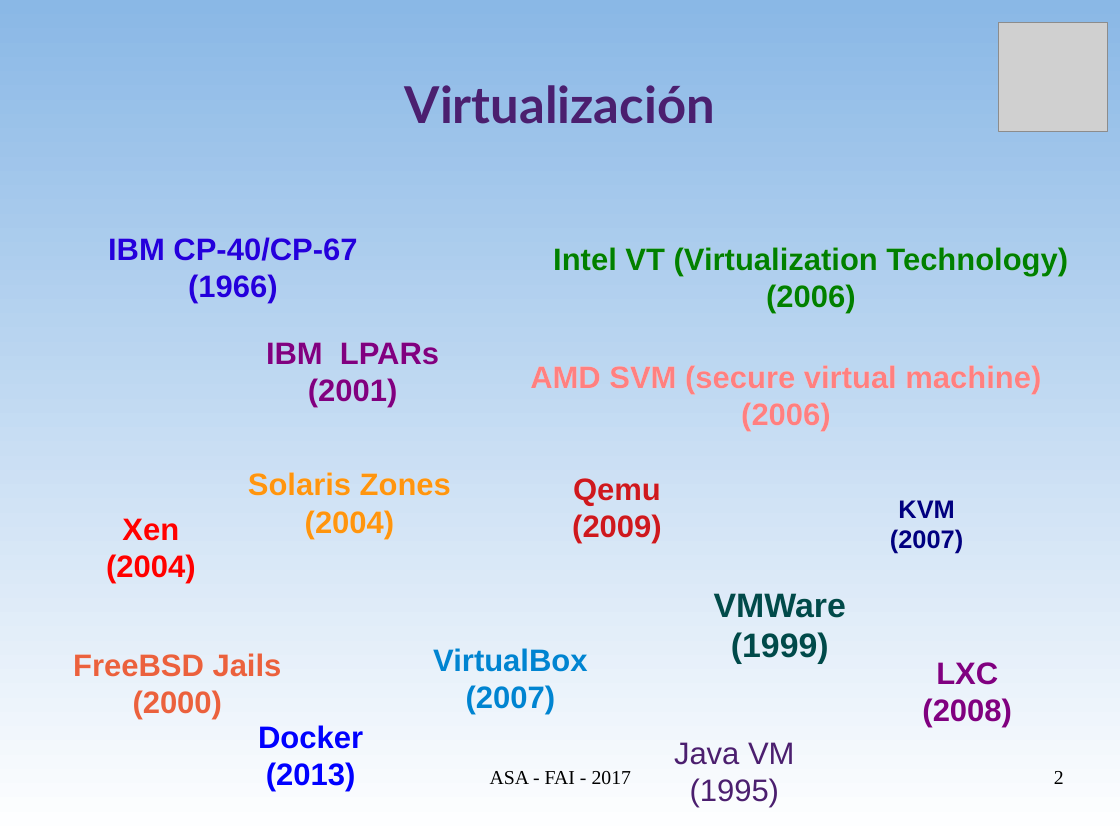
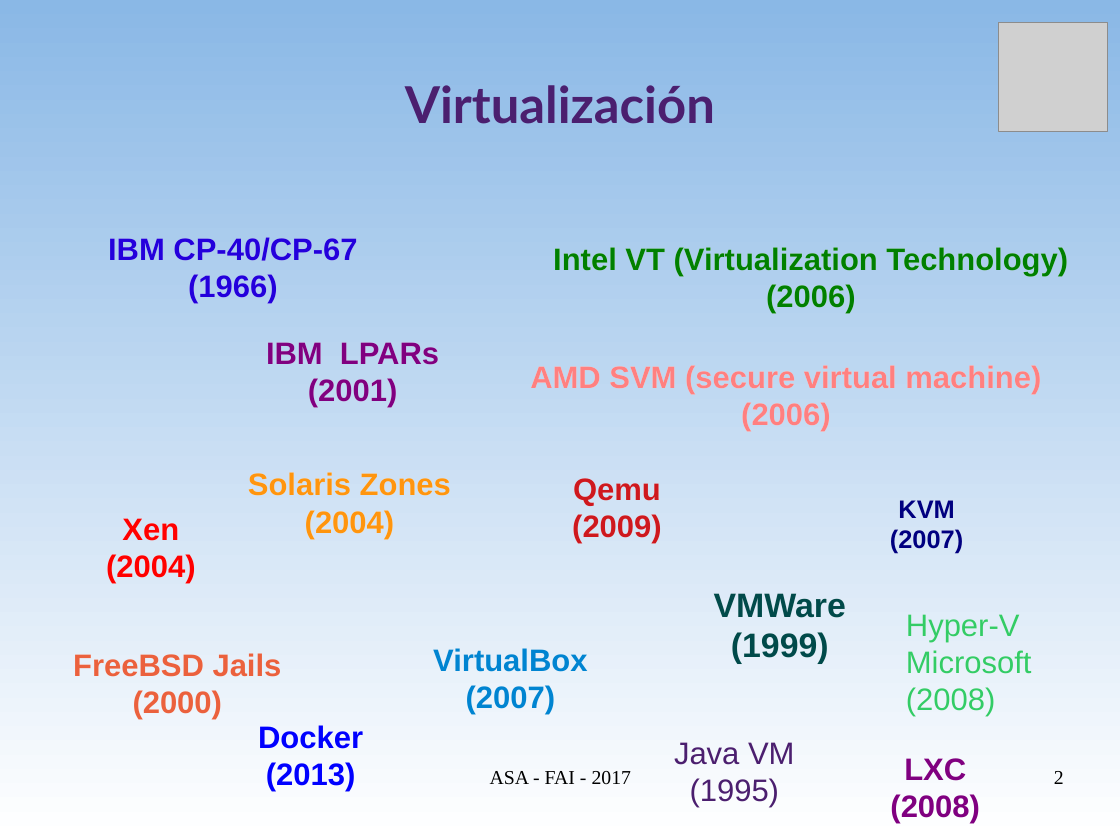
Before and after one commit to niniadcobre/asa, a slide deck: slide 2 of clases/ASA-virt.odp. Drawn at 1120x840 pixels with LibreOffice and Linux fonts; fonts in the diff are those of the drawing; grey boxes stand for pictures. Boxes give left, top, right and bottom in pixels: in the first picture for what was removed or moved away, otherwise in the second. Text is boxed around its words. In the diff, an @@ line names an element or a change of style, - is before the commit and + after.

```diff
--- a/clases/ASA-virt.odp
+++ b/clases/ASA-virt.odp
@@ text added at box(906, 614, 1032, 716), 22 pt, text #33CC66 @@
+Hyper-V
+Microsoft
+(2008)
@@ text "LXC": place and size @@
-text "LXC" at box(922, 662, 1012, 727)
+text "LXC" at box(890, 758, 980, 824)
```
Also in this commit, not shown: 3 other slides changed, 1 slide added, 2 other files.
